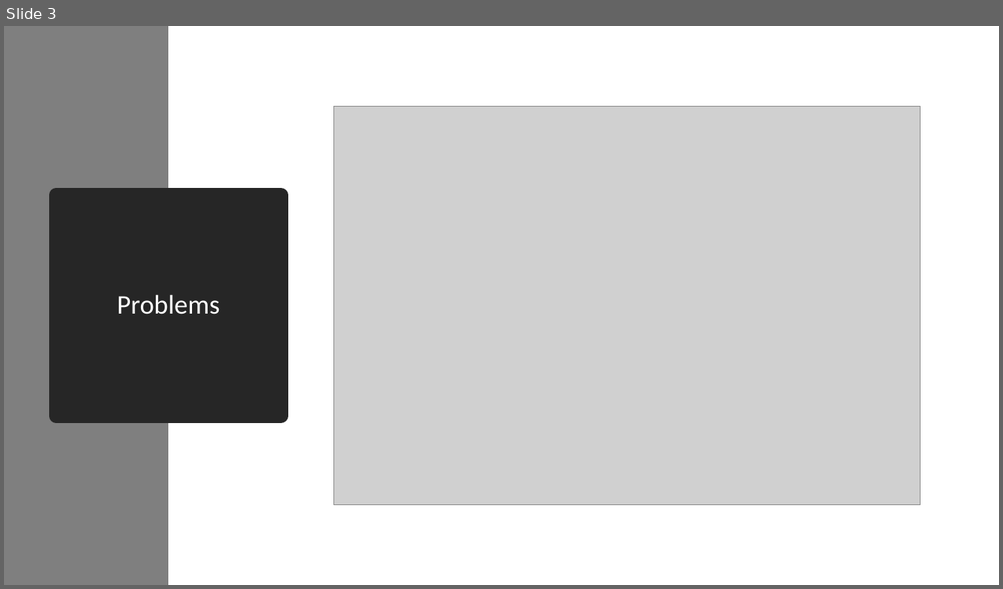
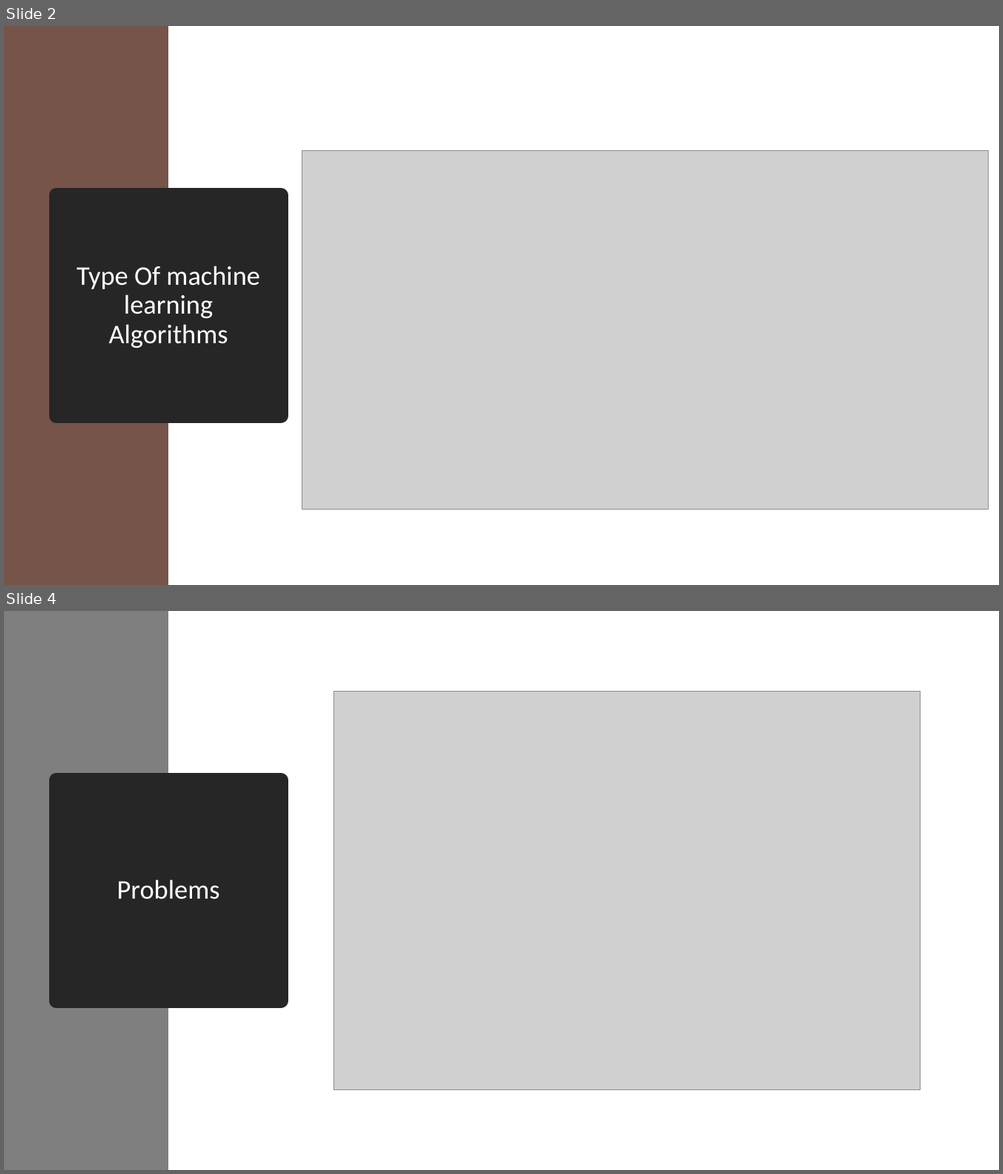
Before and after one commit to hussien89aa/MachineLearning, a slide deck: knn/Presentation1.pptx. Shown one above the other, each under a label of ours: slide 3 before the commit, slides 2 and 4 after it; the slides between them are not shown. The pictures are 1003x589 and 1003x1174 pixels, drawn with LibreOffice and Linux fonts; fonts in the diff are those of the drawing; grey boxes stand for pictures. Boxes give left, top, right and bottom in pixels: in the first picture for what was removed or moved away, otherwise in the second. Text is boxed around its words. In the diff, an @@ line names an element or a change of style, - is before the commit and + after.

```diff
--- a/knn/Presentation1.pptx
+++ b/knn/Presentation1.pptx
@@ slide 2 added at (x1=4, y1=26, x2=999, y2=585), background #FFFFFF @@
@@ rectangle added at (x1=4, y1=26, x2=168, y2=585), fill #76544A @@
@@ picture added at (x1=302, y1=150, x2=988, y2=509) @@
@@ title added at (x1=57, y1=195, x2=281, y2=416), fill #262626, outline #262626 13.75 pt, 26 pt, text #FFFFFF @@
+Type Of machine learning Algorithms
@@ what was slide 3 is now slide 4 @@
```
Also in this commit, not shown: 3 slides changed, 1 other slide added, 1 slide removed, 2 other files.
